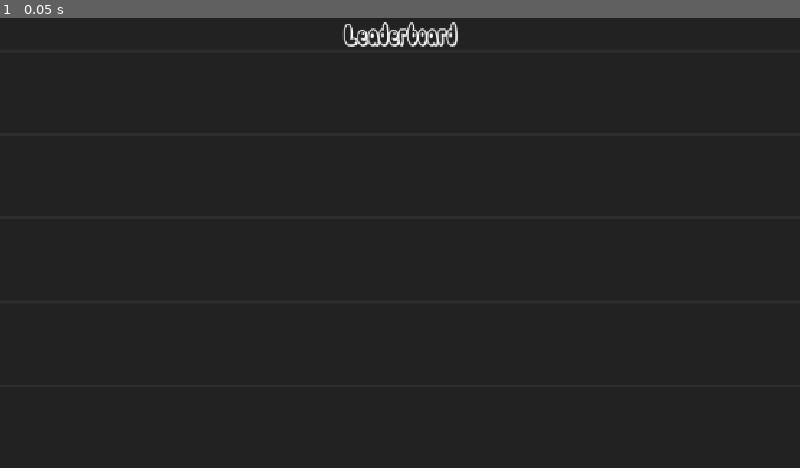
Above: before the commit, frame 1.
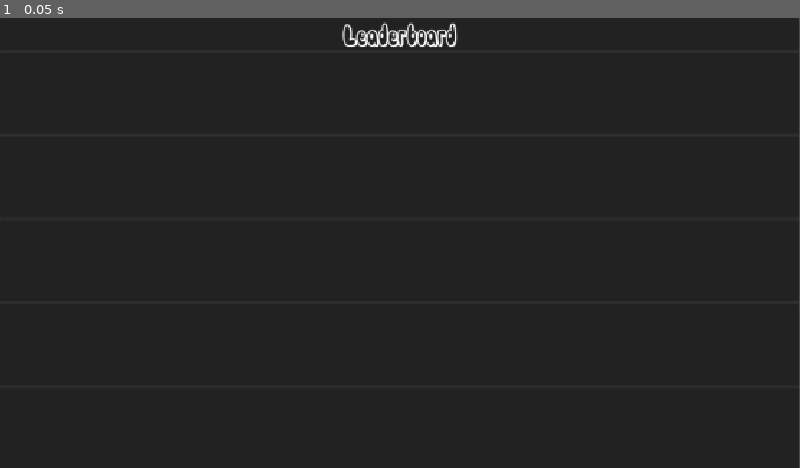
Above: after the commit, the same moment.

Repository: average4136/head-over-heels-game
Game: Godot game, scene res://Scenes/leaderboard_container.tscn
Two runs of this game, one before a commit and one after it. Both use one fixed random seed, a clock stepped at 60 frames per second and the inputs below. This scene is started directly instead of the project's main scene.
Inputs:
- Up to frame 1 (0.05 s): no input

The runs differ from the first frame. In frame 1, 0.5% of the frame differs, in the area x 42-100%, y 0-100%.

Commit message:
Update leaderboard_container.tscn

Diff:
--- a/Scenes/leaderboard_container.tscn
+++ b/Scenes/leaderboard_container.tscn
@@ -58,17 +58,15 @@
 [sub_resource type="GDScript" id="GDScript_ce3w2"]
 
 [node name="LeaderboardContainer" type="PanelContainer" unique_id=1965850263]
+custom_minimum_size = Vector2(500, 400)
+custom_maximum_size = Vector2(1150, -1)
 anchors_preset = -1
-anchor_right = 1.0
-anchor_bottom = 1.0
-offset_left = -174.0
-offset_top = -1.0
-offset_right = 174.0
-offset_bottom = 1.0
-grow_horizontal = 2
-grow_vertical = 2
+anchor_right = 0.4340278
+anchor_bottom = 1.0030864
 size_flags_horizontal = 0
+accessibility_region = true
 script = SubResource("GDScript_opfnp")
+metadata/_edit_use_anchors_ = true
 
 [node name="NamesContainer" type="VBoxContainer" parent="." unique_id=1484897702]
 custom_minimum_size = Vector2(800, 650)
